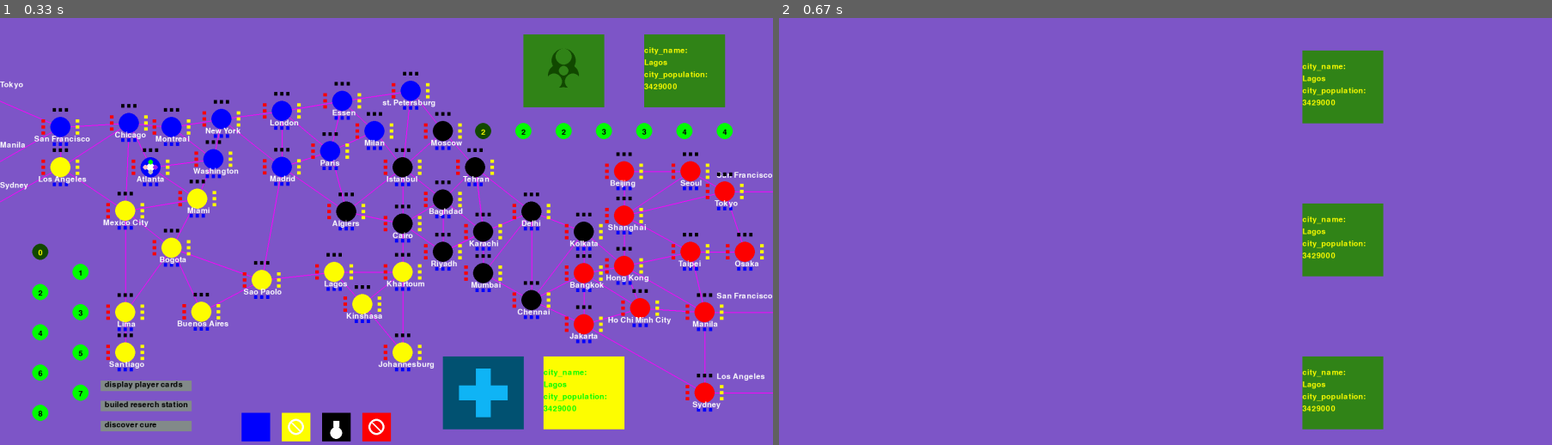
Above: before the commit, frames 1-2 (left to right).
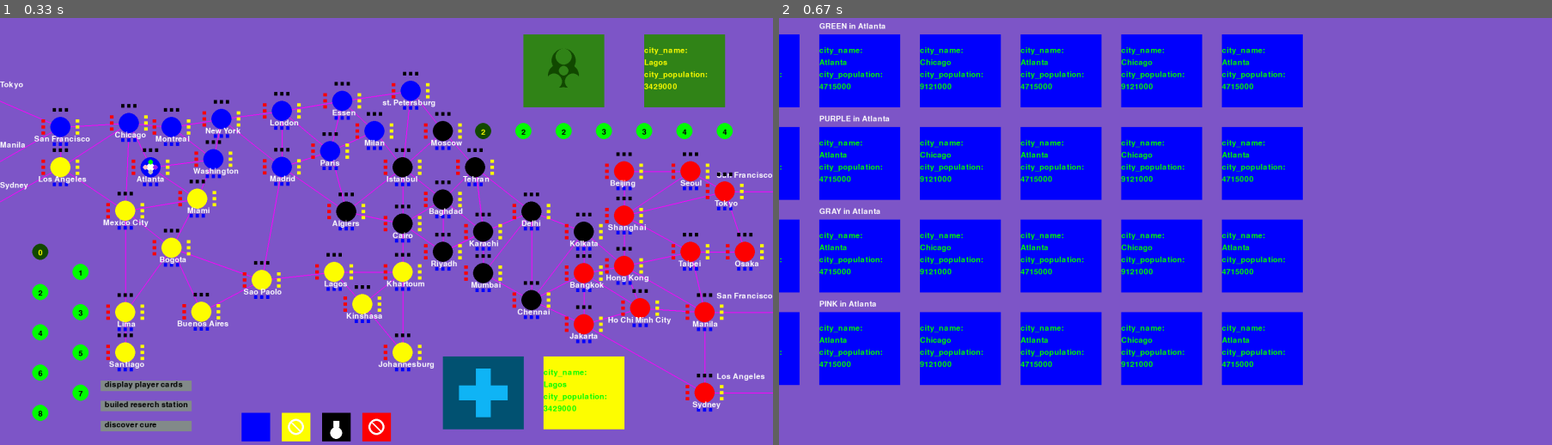
Above: after the commit, the same moments.

Repository: idonacmias/pandemic-pygame
Game: pygame game, started from app.py
Same seed, same stepped clock (60 frames per second), same inputs: the game is played once before the commit and once after it.
Inputs:
- Up to frame 1 (0.33 s): no input
- Up to frame 2 (0.67 s): click "display player cards" at 0.38 s

Frame 1 is identical in both runs. In frame 2, 44% of the frame differs, in the area x 0-79%, y 1-97%.

Commit message:
player have cards, display player cards and write player color and location on the corent page cards.

Diff:
--- a/data/Player.py
+++ b/data/Player.py
@@ -7,3 +7,4 @@
         self.color = color
         self.corent_city_name = FIRST_CITY
         self.actions = ACTION_PER_TURN
+        self.hand = ['Atlanta', 'Chicago', 'Atlanta', 'Chicago', 'Atlanta', 'Chicago', 'Atlanta', 'Chicago', 'Atlanta']
--- a/display/card.py
+++ b/display/card.py
@@ -67,21 +67,25 @@
     card_texts = ['city_name:', city.name, 'city_population:', city.population]
     point = (point[0] - 100, point[1] - CARD_HALF_HIGHT)
     for text in card_texts:
-        text_render = font.render(str(text), True, colors_palet[text_color])
-        point = (point[0], point[1] + 30)
-        screen.blit(text_render, point)
+        point = print_text(screen, font, text, text_color, point)
 
+def dispaly_player_cards(screen, font, cities, players, card_space_mod=0):
+    SPACE_BETWEEN_CARDS = 50
+    SPACE_FROM_TOP = 150
+    card_space_mod = - 1000
+    SPACE_FROM_SIDE = 200 +  card_space_mod
+    card_row = CARD_HALF_HIGHT * 2 + SPACE_BETWEEN_CARDS
+    for i, player in enumerate(players):
+        text_point = (100, card_row * i )
+        text = f'{player.color} in {player.corent_city_name}'
+        print_text(screen, font, text, 'WHITE', text_point)
+        card_colom = CARD_HALF_WHIDTH * 2 + SPACE_BETWEEN_CARDS
+        for j, card in enumerate(player.hand):
+            card_point = (SPACE_FROM_SIDE + j * card_colom, card_row * i + SPACE_FROM_TOP)
+            dispaly_front_player_card(screen, cities[card], font, card_point)
 
-
-
-
-def dispaly_player_cards(screen, font, cities, players):
-    screen.fill(colors_palet['PURPLE'])
-
-    card_space = INFACTION_CARDS_POSITION[1]
-    card_row = CARD_HALF_HIGHT * 2 + 10
-    card_row_mod = [1, 3, 5, 7]
-    for i, player in enumerate(players):
-        print(i)
-        card_point = (INFACTION_CARDS_POSITION[0], card_row * card_row_mod[i])
-        dispaly_front_infaction_card(screen, cities['Lagos'], font, card_point)
+def print_text(screen, font, text, text_color, point):
+    text_render = font.render(str(text), True, colors_palet[text_color])
+    point = (point[0], point[1] + 30)
+    screen.blit(text_render, point)
+    return point
--- a/events/__init__.py
+++ b/events/__init__.py
@@ -1,2 +1,2 @@
 from events.event import handel_event
-# from events.map
+import events.bord_map
--- a/events/event.py
+++ b/events/event.py
@@ -1,5 +1,5 @@
 import pygame
-from .map import clicked_on_city, click_on_botton
+from .bord_map import clicked_on_city, click_on_botton
 
 def handel_event(event, corent_page, cities, players, corent_player):
     if corent_page == 'map':
Renamed: events/map.py -> events/bord_map.py
